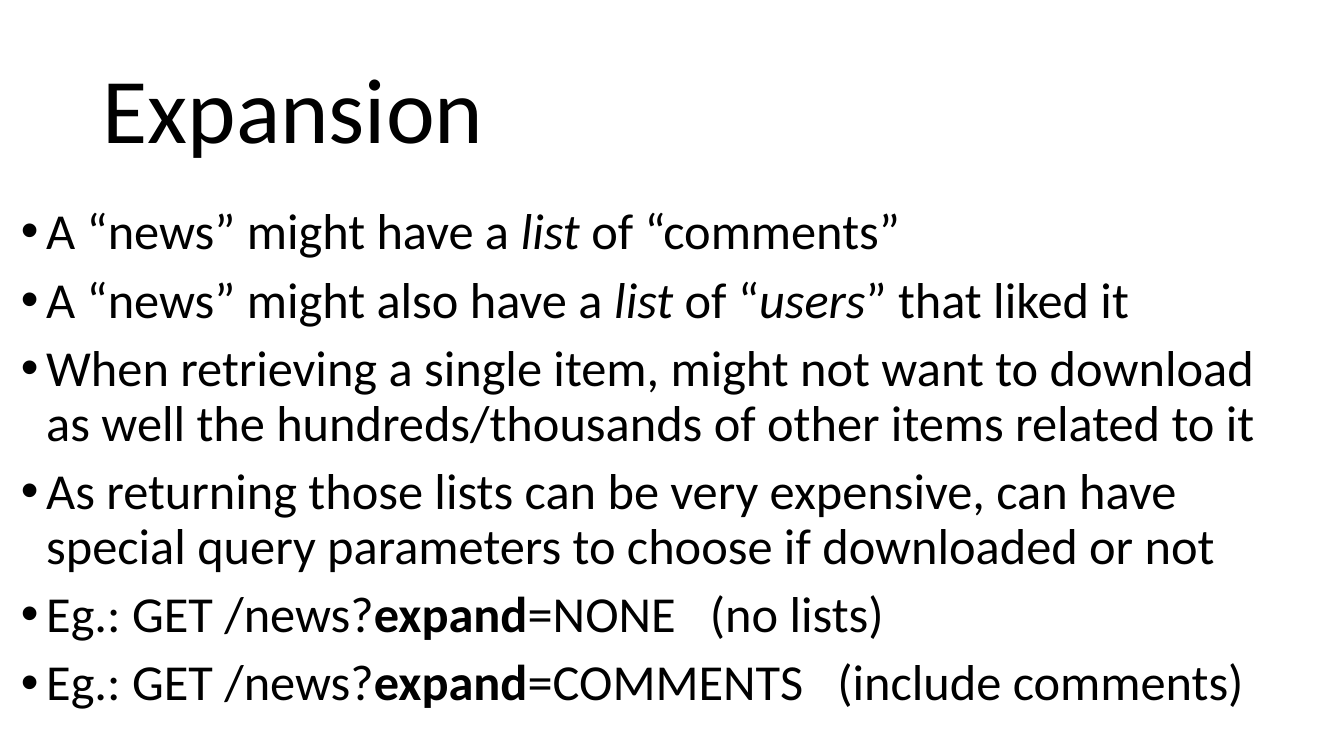
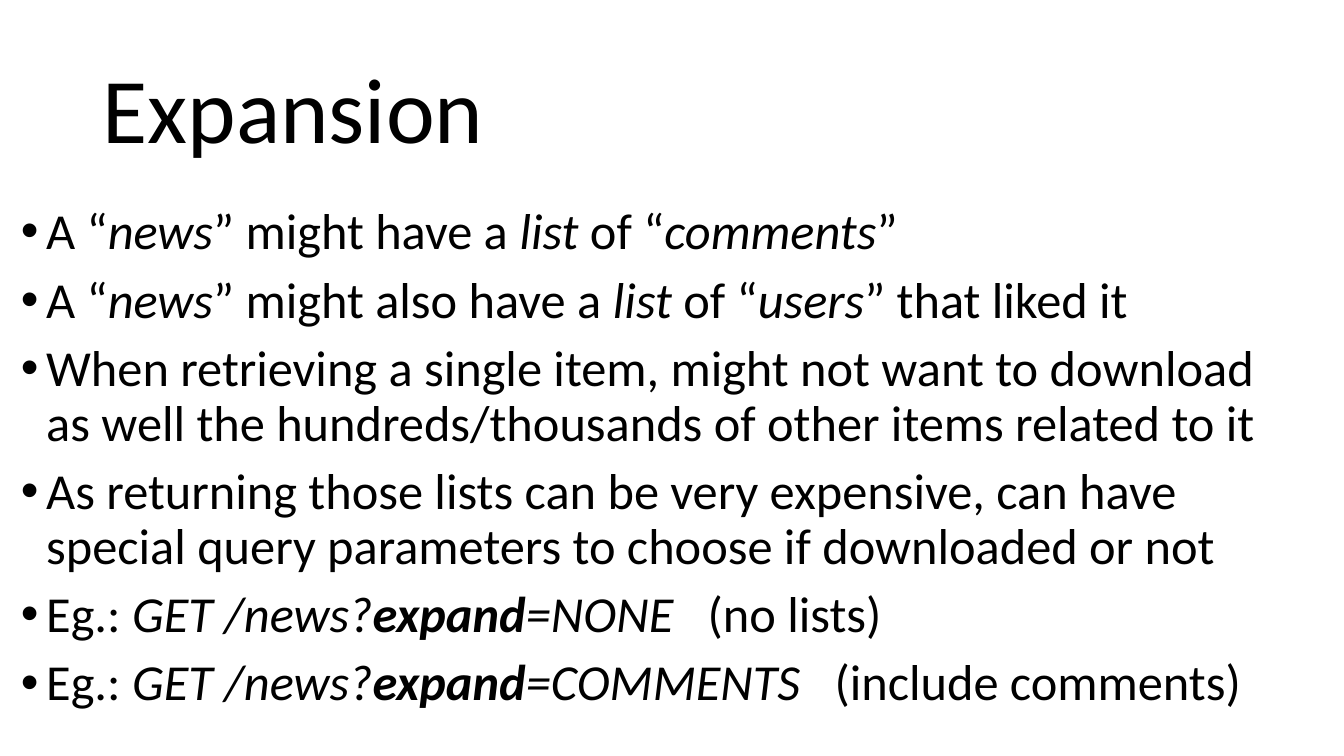
Before and after one commit to arcuri82/testing_security_development_enterprise_systems, a slide deck: slide 32 of doc/advanced/slides/lesson_04.pptx (slide 22 before the commit). Drawn at 1344x756 pixels with LibreOffice and Linux fonts; fonts in the diff are those of the drawing. Boxes give left, top, right and bottom in pixels: in the first picture for what was removed or moved away, otherwise in the second. Text is boxed around its words. In the diff, an @@ line names an element or a change of style, - is before the commit and + after.

```diff
--- a/doc/advanced/slides/lesson_04.pptx
+++ b/doc/advanced/slides/lesson_04.pptx
@@ text at [46, 213, 1241, 709]: italic on in "“news” “comments”", "“news”", "GET /news?expand=NONE", "GET /news?expand=COMMENTS" @@
```
Also in this commit, not shown: 1 other slide changed, 10 slides added.
